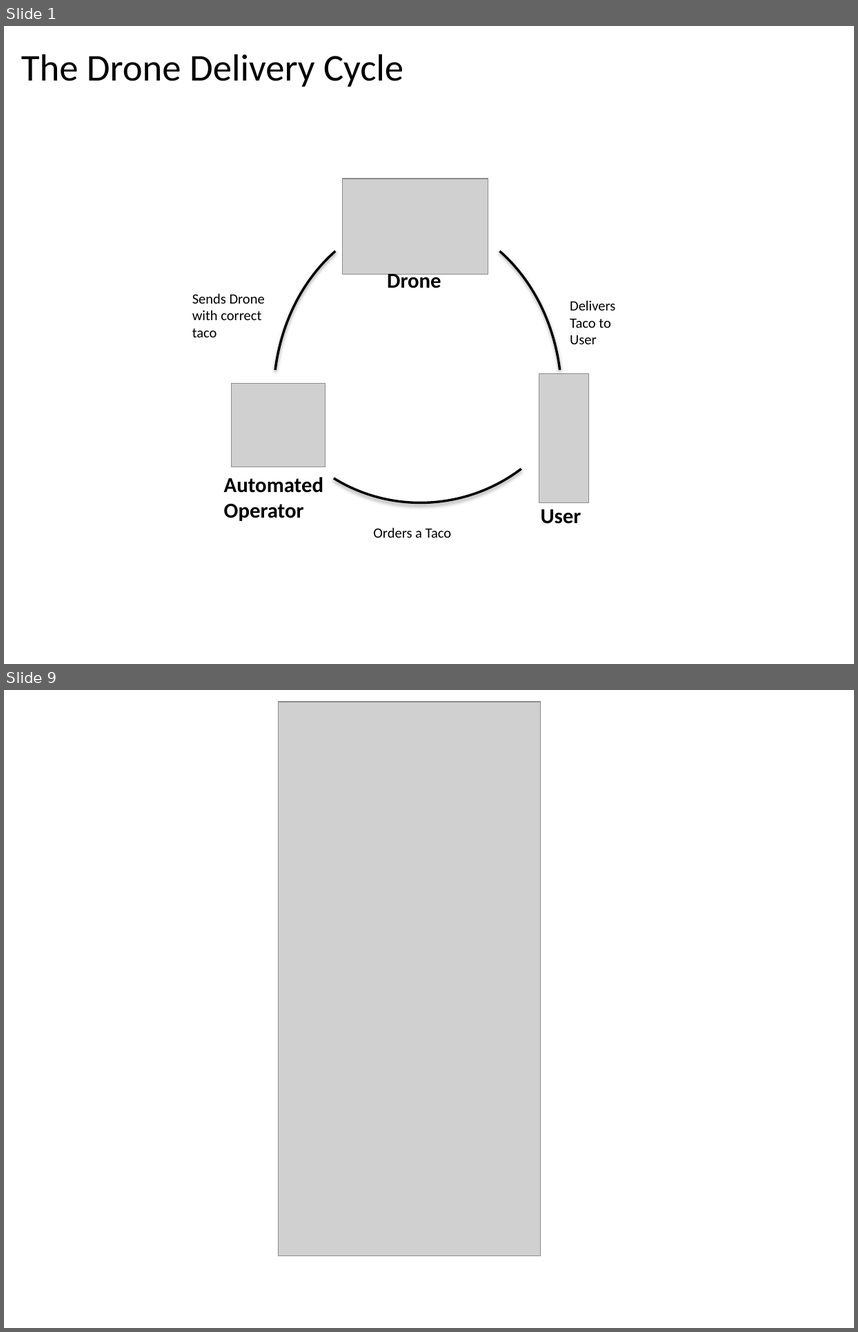
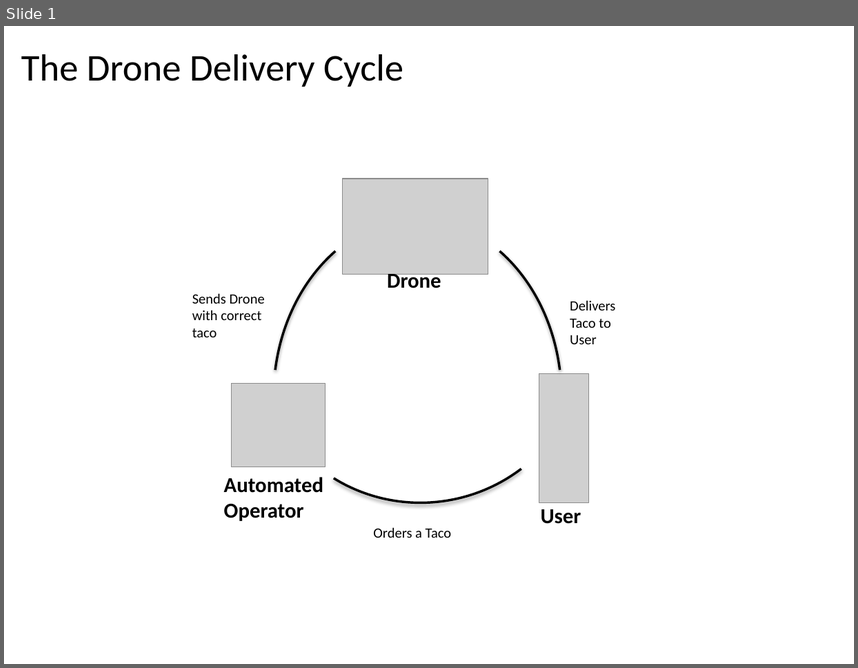
Before and after one commit to tacodrone/tacodroneSXSW, a slide deck: Drone Delivery Mobile App.pptx. Shown one above the other, each under a label of ours: slides 1 and 9 before the commit, slide 1 after it; the slides between them are not shown. The pictures are 858x1332 and 858x668 pixels, drawn with LibreOffice and Linux fonts; fonts in the diff are those of the drawing; grey boxes stand for pictures; background and template pictures are left out. Boxes give left, top, right and bottom in pixels: in the first picture for what was removed or moved away, otherwise in the second. Text is boxed around its words. In the diff, an @@ line names an element or a change of style, - is before the commit and + after.

```diff
--- a/Drone Delivery Mobile App.pptx
+++ b/Drone Delivery Mobile App.pptx
@@ slide 9 removed at (4,690,854,1328), background #FFFFFF @@
@@ picture removed at (279,702,540,1256) @@
@@ rectangle removed at (296,767,522,840) @@
@@ freeform shape removed at (344,869,490,1019) @@
@@ rectangle removed at (297,940,523,1171) @@
@@ rectangle removed at (315,1019,501,1154) @@
```
Also in this commit, not shown: 2 slides changed, 6 slides added, 5 other slides removed.
